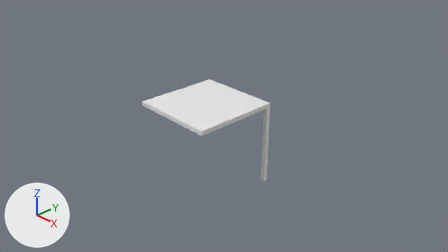
Two versions of the Blender file dae/desk/desk.blend, one commit apart.
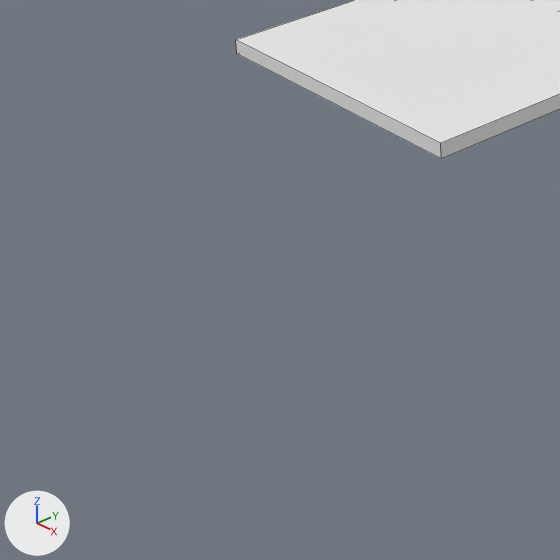
Each version is shown from the file's camera 'Camera', then close up on the part from 17% to 53% of the width and 36% to 100% of the height. The lights are fixed; the arrows at lower left show +X, +Y and +Z. The close-ups show mesh edges as thin lines.

In view in the first close-up: 'desk-surface'.
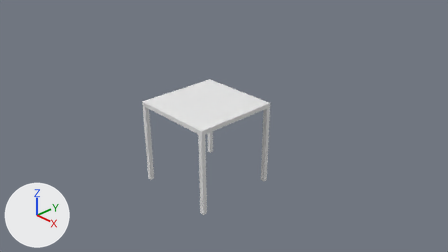
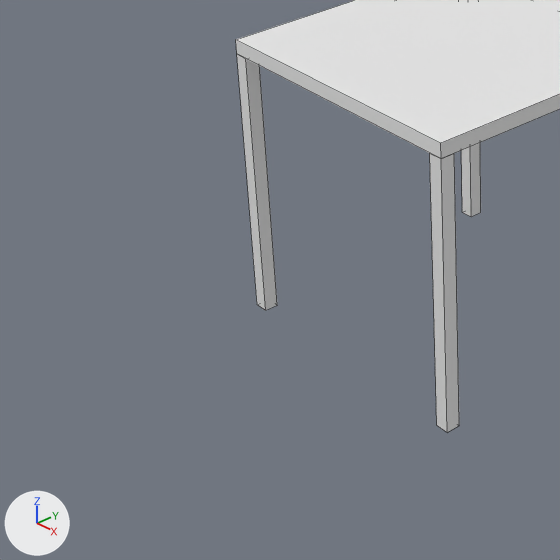
Commit message: we have all legs

Pixel boxes (x1, y1, x2, y2) of what changed, in the close-ups (560 x 560 px):
'leg', moved (not visible before): after (430, 154, 459, 432)
'leg.003', added: after (237, 54, 277, 310)
'leg.002', added: after (461, 143, 481, 217)

The change, as a diff of the scene's bpy script:
```diff
--- a/dae/desk/desk.blend.py
+++ b/dae/desk/desk.blend.py
@@ mat_leg_material_003 @@
+mat_leg_material_003 = diffuse_material('leg-material.003')
+mat_leg_material_003.base_color = (0.8, 0.8, 0.8)  # white #e7e7e7
@@ mat_leg_material_002 @@
+mat_leg_material_002 = diffuse_material('leg-material.002')
+mat_leg_material_002.base_color = (0.8, 0.8, 0.8)  # white #e7e7e7
@@ me_leg_geo_003 @@
+me_leg_geo_003.from_pydata(...)  # a box spanning x -0.05..0.05, y -0.05..0.05, z -0.95..0.95
+me_leg_geo_003.materials.append(mat_leg_material_003)  # its picture is missing
@@ me_leg_geo_002 @@
+me_leg_geo_002.from_pydata(...)  # a box spanning x -0.05..0.05, y -0.05..0.05, z -0.95..0.95
+me_leg_geo_002.materials.append(mat_leg_material_002)  # its picture is missing
@@ ob_leg @@
 ob_leg = bpy.data.objects.new('leg', me_leg_geo)
-ob_leg.location = (0.95, 0.95, -0.05)
+ob_leg.location = (0.95, -0.95, -0.05)
@@ ob_leg_003 @@
+ob_leg_003 = bpy.data.objects.new('leg.003', me_leg_geo_003)
+ob_leg_003.parent = ob_desk_surface
+ob_leg_003.matrix_parent_inverse = Matrix(((1.0, 0.0, 0.0, 0.0), (0.0, 1.0, 0.0, 0.0), (0.0, 0.0, 1.0, -0.95), (0.0, 0.0, 0.0, 1.0)))
+ob_leg_003.location = (-0.95, -0.95, -0.05)
@@ ob_leg_002 @@
+ob_leg_002 = bpy.data.objects.new('leg.002', me_leg_geo_002)
+ob_leg_002.parent = ob_desk_surface
+ob_leg_002.matrix_parent_inverse = Matrix(((1.0, 0.0, 0.0, 0.0), (0.0, 1.0, 0.0, 0.0), (0.0, 0.0, 1.0, -0.95), (0.0, 0.0, 0.0, 1.0)))
+ob_leg_002.location = (-0.95, 0.95, -0.05)
```
